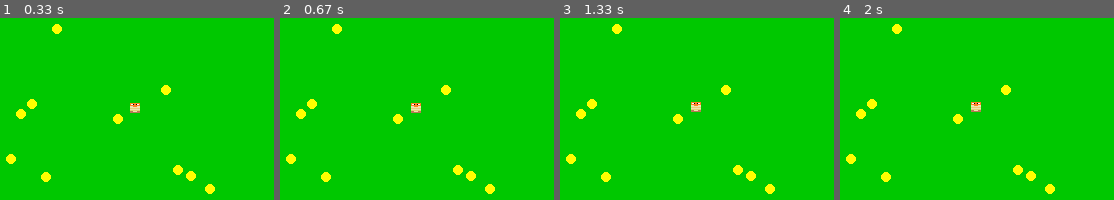
Above: before the commit, frames 1-4 (left to right).
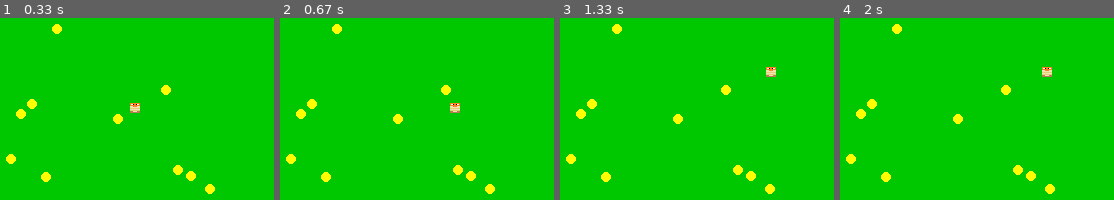
Above: after the commit, the same moments.

Repository: b5050d/reinforcement
Game: pygame game, started from learning_pygame/game.py
The game is run twice, just before and just after one commit, with the same random seed, the same clock (stepped at 60 frames per second) and the same inputs.
Inputs:
- Up to frame 1 (0.33 s): no input
- Up to frame 2 (0.67 s): hold D from 0.33 s (still down)
- Up to frame 3 (1.33 s): release D at 0.8 s; hold W 0.83-1.13 s; hold D from 1.17 s (still down)
- Up to frame 4 (2 s): release D at 1.63 s; hold A from 1.67 s (still down)

Frame 1 is identical in both runs. In frame 2, 0.4% of the frame differs, in the area x 47-66%, y 46-53%; in frame 3, 0.4%; in frame 4, 0.4%.

Commit message:
Starting to make a game that both the AI and myself can play

Diff:
--- a/example1/simulation.py
+++ b/example1/simulation.py
@@ -27,9 +27,9 @@
         self.light_looking_left = []
         self.light_looking_right = []
 
-        for i in range(0, 11):
-            if self.light_location == "left":
-                self.light_looking_right +=
+        # for i in range(0, 11):
+        #     if self.light_location == "left":
+        #         self.light_looking_right +=
 
 class Player():
     def __init__(self):
--- a/learning_pygame/game.py
+++ b/learning_pygame/game.py
@@ -18,13 +18,18 @@
     return np.linalg.norm(point_a - point_b)
 
 # Constants
+
+arena_size = 100
 WIDTH, HEIGHT = 300, 300
 GREEN = (0, 200, 0)
 RED = (255, 0, 0)
 YELLOW = (255, 255, 0)
 PLAYER_RADIUS = 5
 PLAYER_POS = [WIDTH // 2, HEIGHT // 2]
-PLAYER_SPEED = .05
+PLAYER_SPEED = 1
+
+FPS = 120
+clock = pygame.time.Clock()
 
 # Pick a random
 foods = []
@@ -48,7 +53,6 @@
 # Load sprite
 player_image = pygame.image.load(sprite_path).convert_alpha()
 player_rect = player_image.get_rect(center=(WIDTH // 2, HEIGHT // 2))
-
 
 # Game loop
 cooldown = 0
@@ -74,8 +78,6 @@
         if cooldown == 0:
             print(PLAYER_POS)
             cooldown+=600
-
-
 
     # Fill background
     screen.fill(GREEN)
@@ -108,6 +110,8 @@
     if cooldown>0:
         cooldown=cooldown-1
 
+    clock.tick(FPS)
+
 end_time = time.time()
 elapsed = round(end_time - start_time,3)
 
--- /dev/null
+++ b/train_pygame/model.py
@@ -0,0 +1,168 @@
+
+
+import pygame
+import sys
+import numpy as np
+import time
+
+import torch
+import torch.nn as nn
+import torch.optim as optim
+import random
+from collections import deque
+
+def find_euclidean_distance(point_a, point_b):
+    point_a = np.array(point_a)
+    point_b = np.array(point_b)
+    return np.linalg.norm(point_a - point_b)
+
+
+
+ARENA_SIZE = 300
+WIDTH, HEIGHT = ARENA_SIZE, ARENA_SIZE
+GREEN = (0, 200, 0)
+RED = (255, 0, 0)
+YELLOW = (255, 255, 0)
+PLAYER_RADIUS = 5
+PLAYER_POS = [WIDTH // 2, HEIGHT // 2]
+PLAYER_SPEED = 1
+FPS = 120
+clock = pygame.time.Clock()
+
+def find_x_y_delta(player_x, player_y, food_x, food_y):
+    dx = food_x - player_x
+    dy = food_y - player_y
+    return dx, dy
+
+def get_random_foods(width, height, num = 10):
+    foods = {}
+    for i in range(num):
+        stop_condition = False
+        while not stop_condition:
+            x = np.random.randint(20, width- 20)
+            y = np.random.randint(20, height - 20)
+            rand_pos = (x, y)
+            if rand_pos not in foods:
+                stop_condition = True
+                foods[rand_pos] = 1
+    return foods
+
+def encode_foods(player_x, player_y, foods):
+    foods_array = []
+    for fpos in foods.keys():
+        dx, dy = find_x_y_delta(player_x, player_y, fpos[0], fpos[1])
+        foods_array.append(fpos[0])
+        foods_array.append(fpos[1])
+        foods_array.append(foods[fpos])
+    return np.array(foods_array, dtype=np.uint16)
+
+class Environment():
+    def __init__(self):
+        self.reset()
+
+    def reset(self):
+        # Get new foods
+        self.foods = get_random_foods(WIDTH, HEIGHT, 10)
+        self.player_pos = [150, 150]
+        return encode_foods(self.player_pos[0], self.player_pos[1], self.foods)
+
+    def step(self, action):
+        if action == 0: # Down
+            self.player_pos[1]-=PLAYER_SPEED
+        elif action == 1: # Left
+            self.player_pos[0]-=PLAYER_SPEED
+        elif action == 2: # Up
+            self.player_pos[1]+=PLAYER_SPEED
+        elif action == 3: # Right
+            self.player_pos[0]+=PLAYER_SPEED
+
+        reward = 0
+        # Check if we are in proximity of the food
+        for f in self.foods:
+            if self.foods[f] == 1: # active
+                ans = find_euclidean_distance(self.player_pos, f)
+                if ans <= 5:
+                    self.foods[f] = 0
+                    reward+=1
+        if reward == 0:
+            reward = -.01
+
+        # Encode the Foods
+        obs = encode_foods(self.player_pos[0], self.player_pos[1], self.foods)
+
+        # Check how many foods remain
+        done = True
+        for f in self.foods:
+            if self.foods[f] == 1:
+                done = False
+                break
+        if done == True:
+            reward = 10 # won the game! give a big reward
+        return obs, reward, done
+
+    def render(self):
+        pass
+
+
+class DQN(nn.Module):
+    def __init__(self):
+        super().__init__()
+        self.model = nn.Sequential(
+            nn.Linear(30, 64),
+            nn.ReLU(),
+            nn.Linear(64, 64),
+            nn.ReLU(),
+            nn.Linear(64, 4)
+        )
+
+    def forward(self, x):
+        return self.model(x)
+
+
+
+
+
+
+
+if __name__ == "__main__":
+    env = Environment()
+    ans = env.reset()
+
+    nnet = DQN()
+    LEARNING_RATE = 1e-3
+    optimizer = optim.Adam(nnet.parameters(), lr = LEARNING_RATE)
+    loss_fn = nn.MSELoss()
+
+    replay_buffer = deque(maxlen=10000)
+    batch_size = 64
+    gamma = .99
+    epsilon = 1.0
+    epsilon_decay = .995
+    epsilon_min = .1
+    episodes = 500
+
+    for ep in range(episodes):
+        state = env.reset()
+        total_reward = 0
+
+        for t in range(2000):
+            if random.random() < epsilon:
+                action = random.randint(0, 3)
+            else:
+                with torch.no_grad():
+                    q_vals = nnet(torch.tensor(state, dtype=torch.float32).unsqueeze(0))
+                    action = torch.argmax(q_vals).item()
+
+            next_state, reward, done = env.step(action)
+            replay_buffer.append(
+                (state, action, reward, next_state, done)
+            )
+            state = next_state
+            total_reward += reward
+
+            # Train
+            if len(replay_buffer) >= batch_size:
+                batch = random.sample(replay_buffer, batch_size)
+                s, a, r, s2, d = zip(*batch)
+
+                #TODO - continue with the training!
--- /dev/null
+++ b/train_pygame/test_model.py
@@ -0,0 +1,19 @@
+from model import (
+    get_random_foods,
+    encode_foods,
+)
+
+import numpy as np
+
+def test_get_random_foods():
+    ans = get_random_foods(300, 300, 10)
+    assert type(ans) is dict
+    assert len(ans) == 10
+
+
+def test_encode_foods():
+    ans = get_random_foods(300, 300, 10)
+    ans = encode_foods(150, 150, ans)
+    assert len(ans) is 30
+    assert type(ans) is np.ndarray
+    assert ans.shape == (30,)
Not shown, added: train_pygame/README.md
